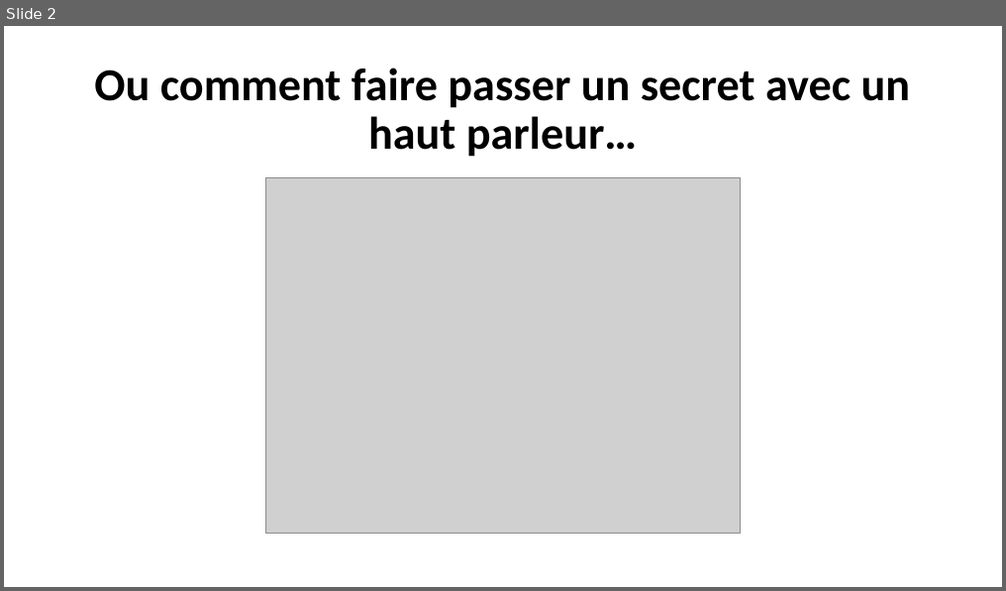
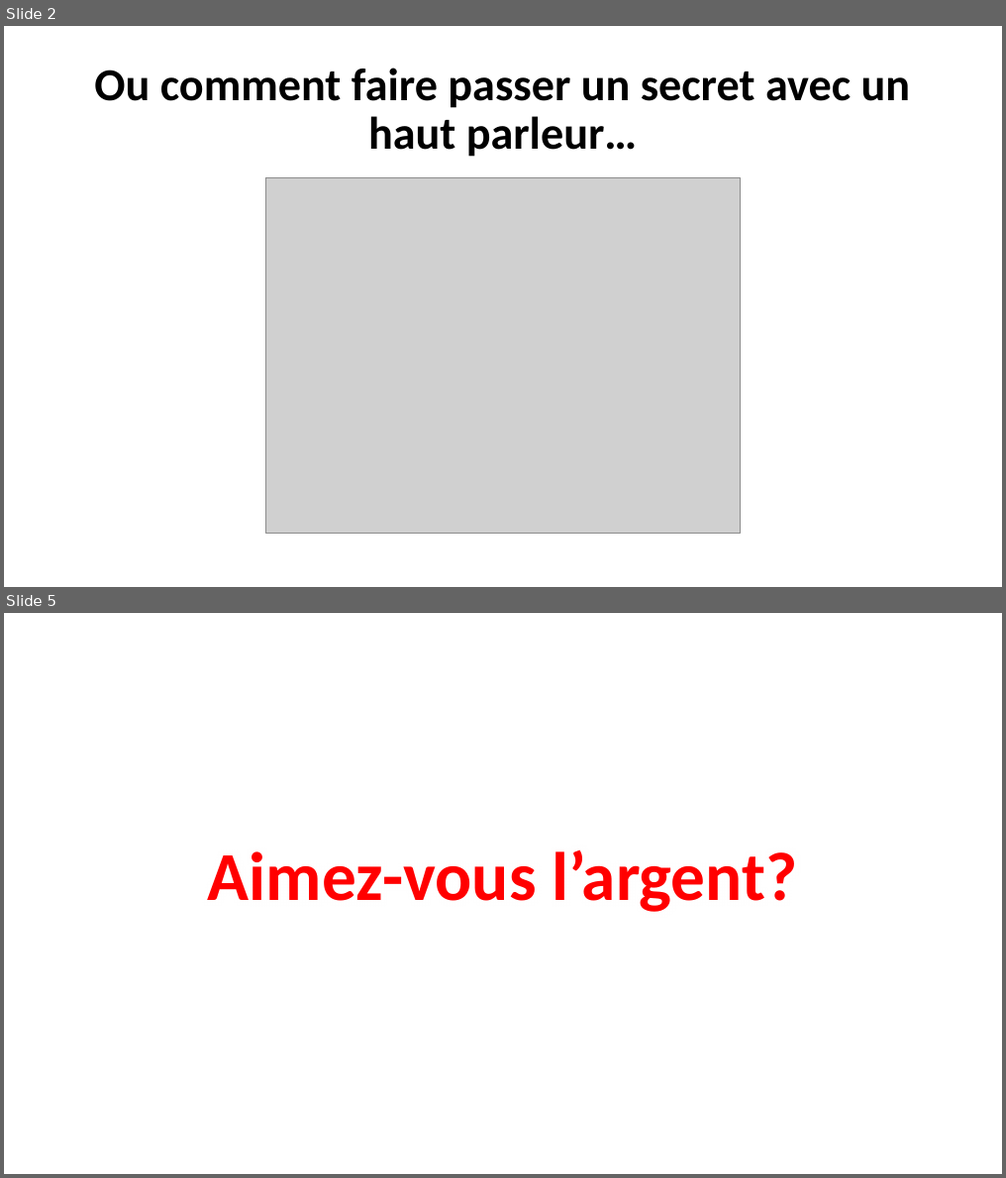
Before and after one commit to pauldubois98/AsymmetricCryptographyTalk, a slide deck: slides.pptx. Shown one above the other, each under a label of ours: slide 2 before the commit, slides 2 and 5 after it; the slides between them are not shown. The pictures are 1006x591 and 1006x1178 pixels, drawn with LibreOffice and Linux fonts; fonts in the diff are those of the drawing; grey boxes stand for pictures; background and template pictures are left out. Boxes give left, top, right and bottom in pixels: in the first picture for what was removed or moved away, otherwise in the second. Text is boxed around its words. In the diff, an @@ line names an element or a change of style, - is before the commit and + after.

```diff
--- a/slides.pptx
+++ b/slides.pptx
@@ slide 5 added at (4,613,1002,1174), background picture (left out) @@
@@ title added at (208,850,797,912), 66 pt, text #FF0000, bold @@
+Aimez-vous l’argent?
```
Also in this commit, not shown: 3 other slides added.
